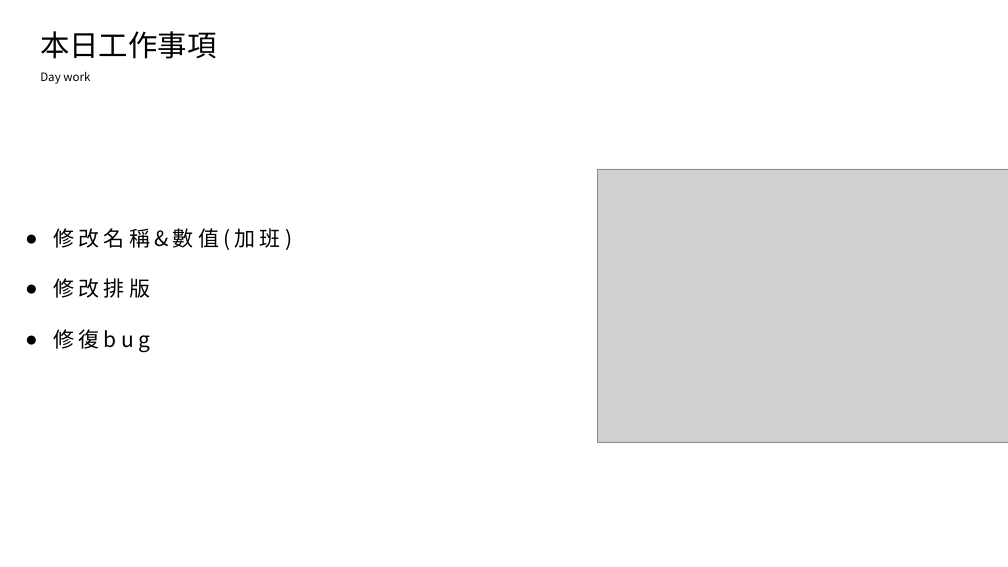
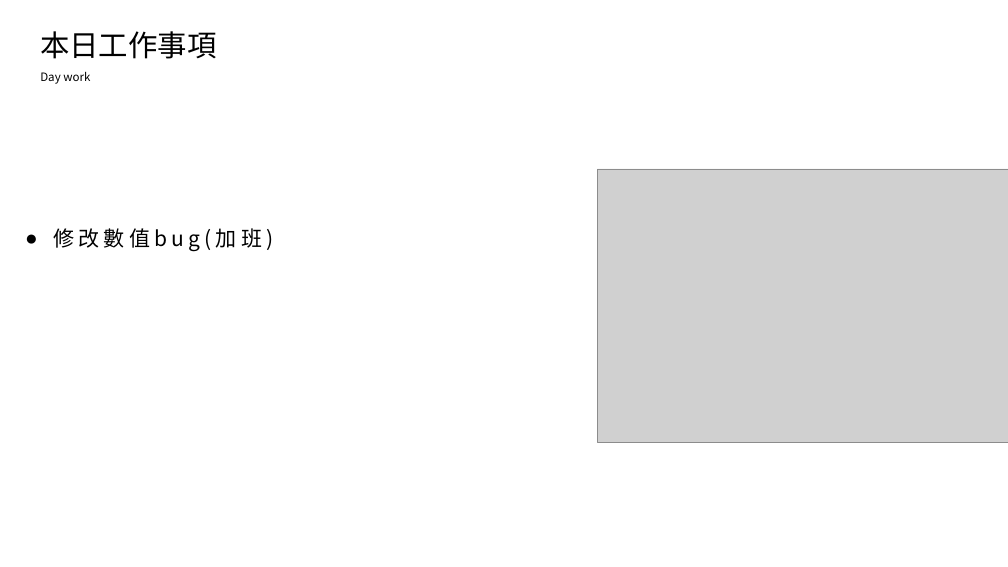
Before and after one commit to king637324/KnowledgeGreenhouseSystem, a slide deck: slide 2 of 工作日報_葉柏漢/2021.10/2021.10.22(加班)_2021.10.25工作日報_葉柏漢 - 複製.pptx. Drawn at 1008x567 pixels with LibreOffice and Linux fonts; fonts in the diff are those of the drawing; grey boxes stand for pictures. Boxes give left, top, right and bottom in pixels: in the first picture for what was removed or moved away, otherwise in the second. Text is boxed around its words. In the diff, an @@ line names an element or a change of style, - is before the commit and + after.

```diff
--- a/工作日報_葉柏漢/2021.10/2021.10.22(加班)_2021.10.25工作日報_葉柏漢 - 複製.pptx
+++ b/工作日報_葉柏漢/2021.10/2021.10.22(加班)_2021.10.25工作日報_葉柏漢 - 複製.pptx
@@ text at (53, 228, 273, 251): text changed @@
-● 修改名稱&數值(加班)
-● 修改排版
-● 修復bug
+● 修改數值bug(加班)
```
Also in this commit, not shown: 2 other slides changed, 4 slides removed, 2 other files.
